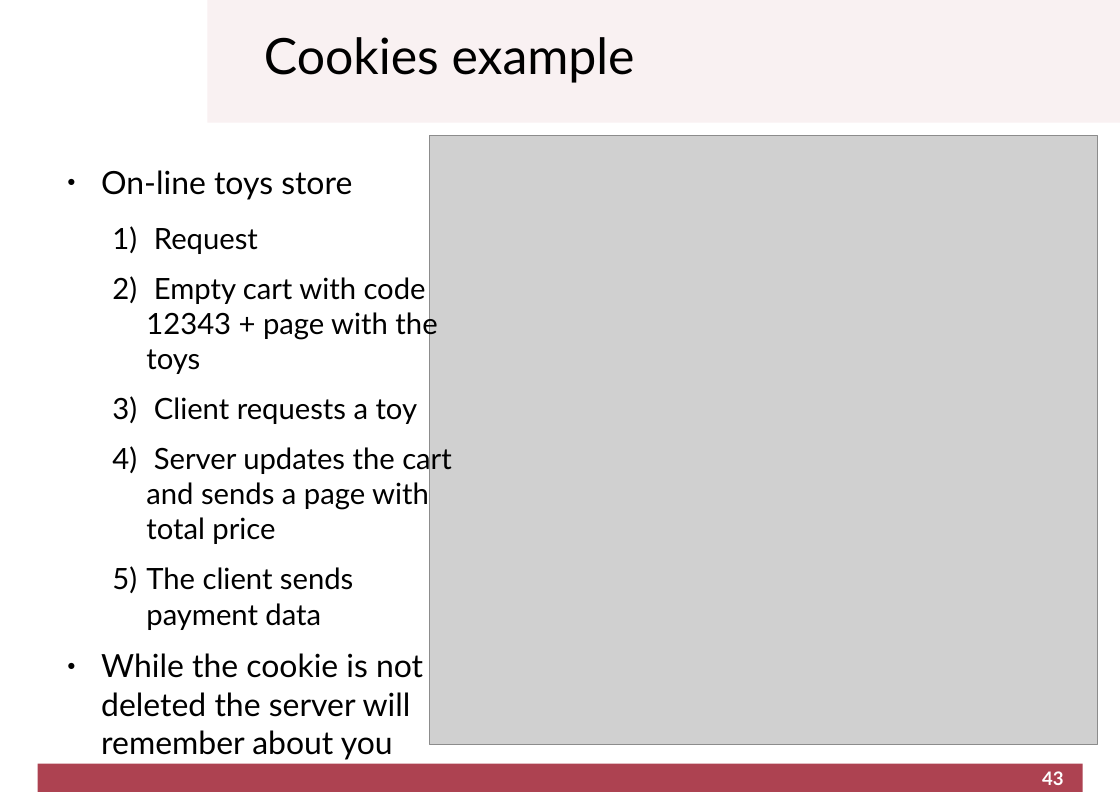
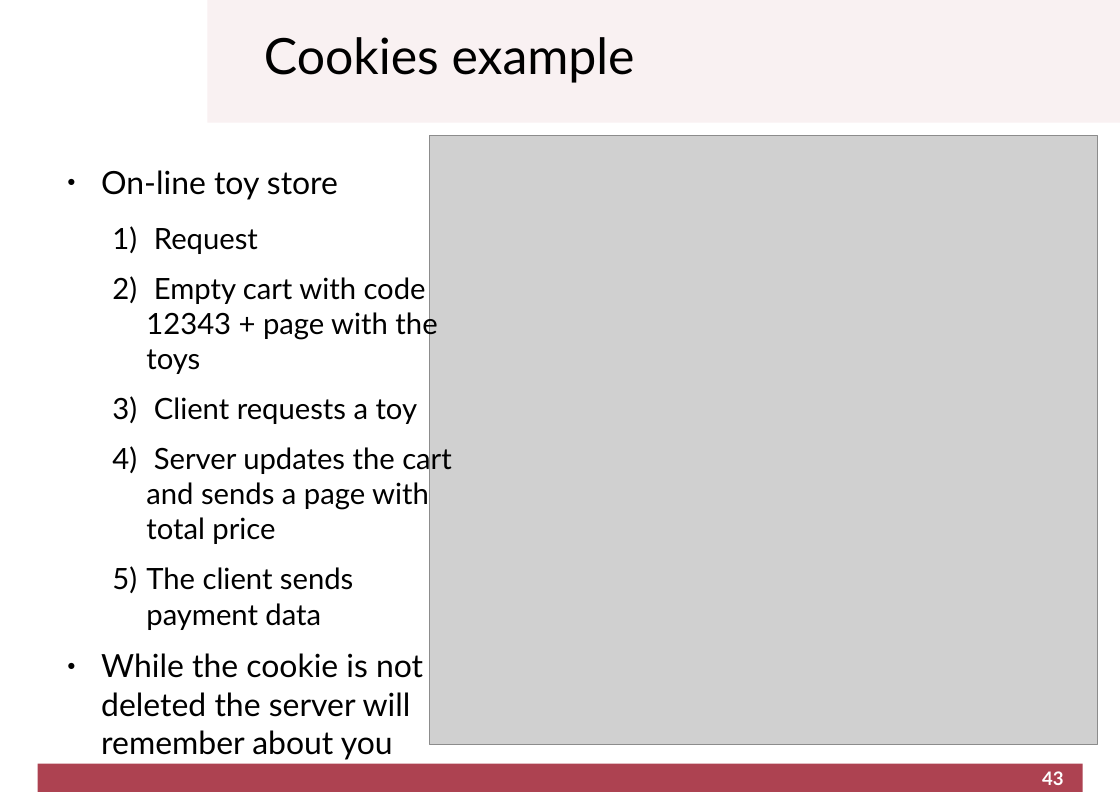
Before and after one commit to cletomartin/redes1, a slide deck: slide 43 of slides/application.odp. Drawn at 1120x792 pixels with LibreOffice and Linux fonts; fonts in the diff are those of the drawing; grey boxes stand for pictures; background and template pictures are left out. Boxes give left, top, right and bottom in pixels: in the first picture for what was removed or moved away, otherwise in the second. Text is boxed around its words. In the diff, an @@ line names an element or a change of style, - is before the commit and + after.

```diff
--- a/slides/application.odp
+++ b/slides/application.odp
@@ text at [101, 170, 338, 200]: text changed @@
-● On-line toys store
+● On-line toy store
```
Also in this commit, not shown: 10 other slides changed, 3 slides added, 1 other file.
